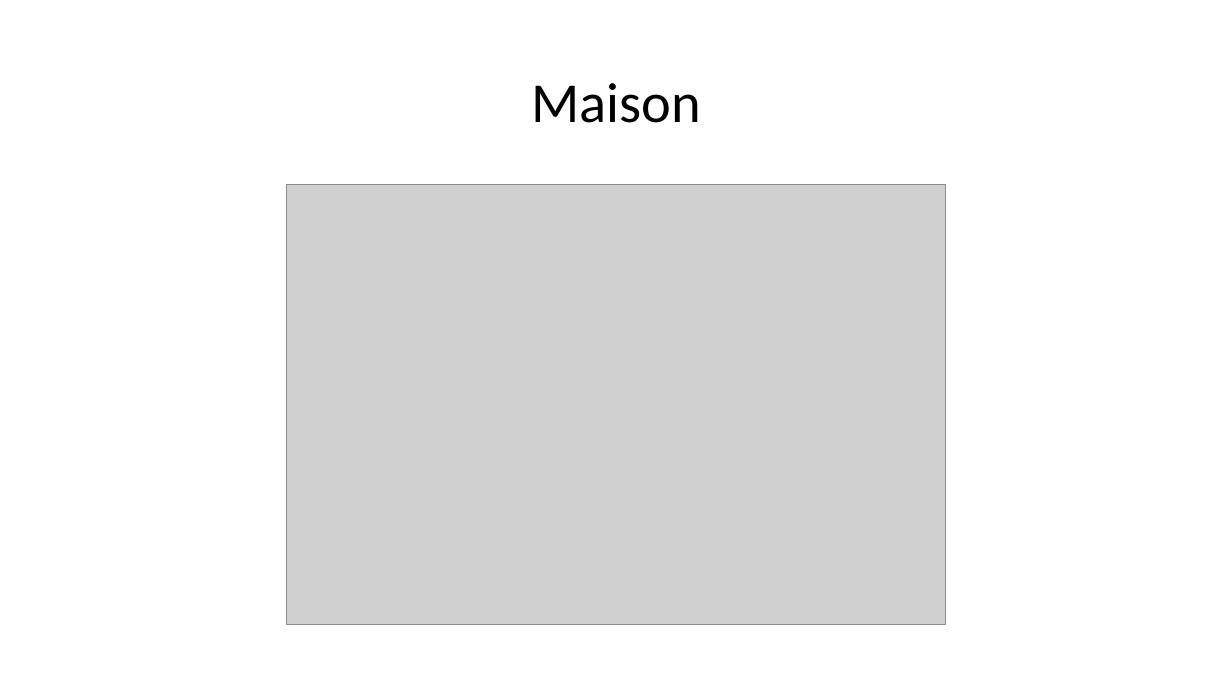
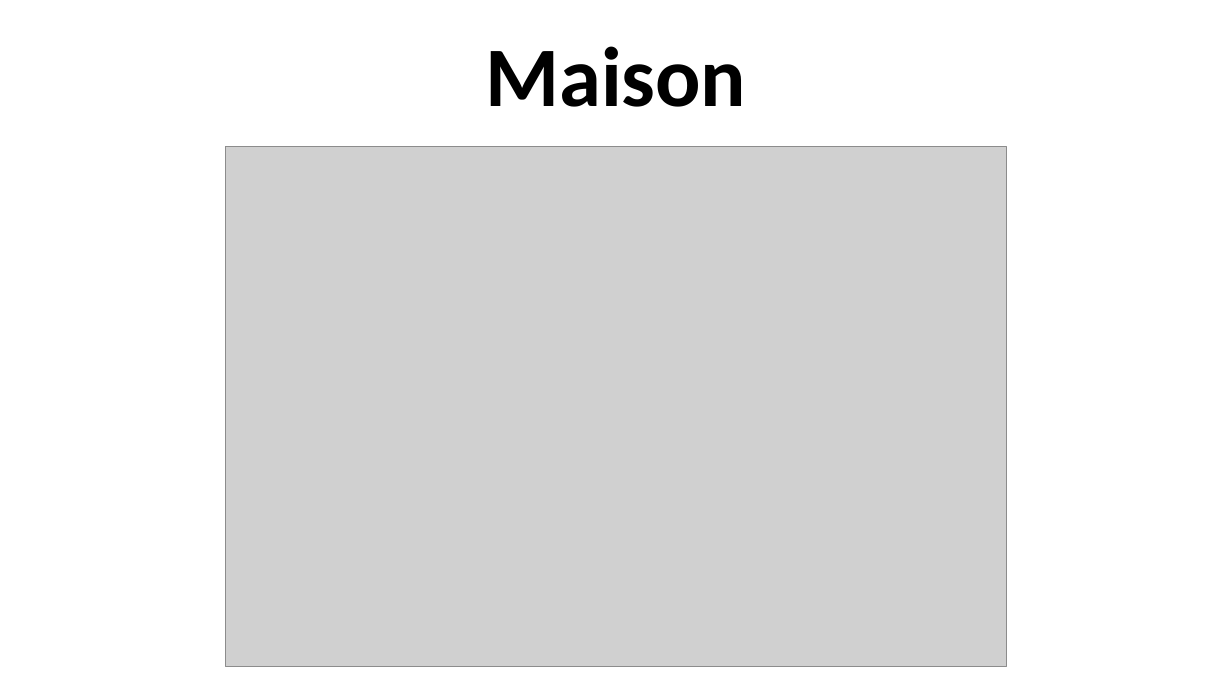
Before and after one commit to amirouche-test/cours, a slide deck: slide 4 of 3 am/2 العروض التقديمية/1 تصميم عرض تقديمي/cours 9/exemple.pptx. Drawn at 1232x693 pixels with LibreOffice and Linux fonts; fonts in the diff are those of the drawing; grey boxes stand for pictures. Boxes give left, top, right and bottom in pixels: in the first picture for what was removed or moved away, otherwise in the second. Text is boxed around its words. In the diff, an @@ line names an element or a change of style, - is before the commit and + after.

```diff
--- a/3 am/2 العروض التقديمية/1 تصميم عرض تقديمي/cours 9/exemple.pptx
+++ b/3 am/2 العروض التقديمية/1 تصميم عرض تقديمي/cours 9/exemple.pptx
@@ title "Maison": place and size @@
-title "Maison" at [531,83,701,123]
+title "Maison" at [485,46,746,107]
@@ title "Maison" at [485,46,746,107]: size 44 to 66 pt, bold on @@
@@ picture: place and size @@
-picture at [287,185,946,625]
+picture at [226,146,1006,666]
```
Also in this commit, not shown: 4 other slides changed, 24 other files.
